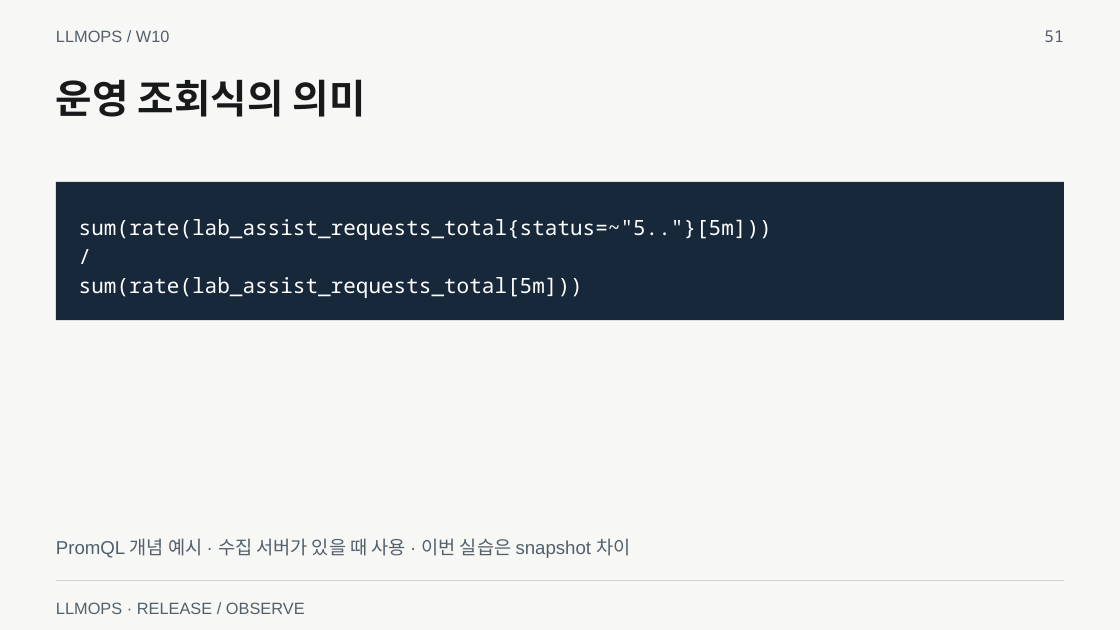
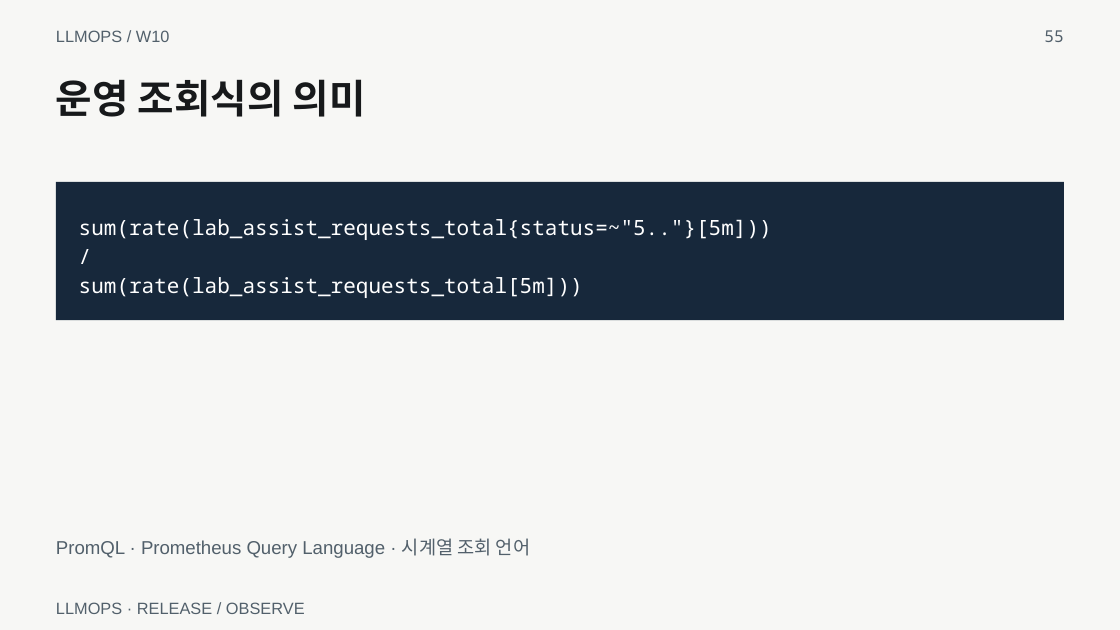
Before and after one commit to smilesjcha/llmops-16week, a slide deck: slide 55 of week10/lecture/10_week10_observable_deployment.pptx (slide 51 before the commit). Drawn at 1120x630 pixels with LibreOffice and Linux fonts; fonts in the diff are those of the drawing. Boxes give left, top, right and bottom in pixels: in the first picture for what was removed or moved away, otherwise in the second. Text is boxed around its words. In the diff, an @@ line names an element or a change of style, - is before the commit and + after.

Commit message:
Add verified Prometheus demo and week 9 recording links

```diff
--- a/week10/lecture/10_week10_observable_deployment.pptx
+++ b/week10/lecture/10_week10_observable_deployment.pptx
@@ text at (x1=1044, y1=30, x2=1064, y2=42): text changed @@
-51
+55
@@ text at (x1=56, y1=538, x2=530, y2=558): text changed @@
-PromQL 개념 예시 · 수집 서버가 있을 때 사용 · 이번 실습은 snapshot 차이
+PromQL · Prometheus Query Language · 시계열 조회 언어
@@ rectangle removed at (x1=56, y1=581, x2=1065, y2=581) @@
```
Also in this commit, not shown: 70 other slides changed, 5 slides added, 1 slide removed, 20 other files.
